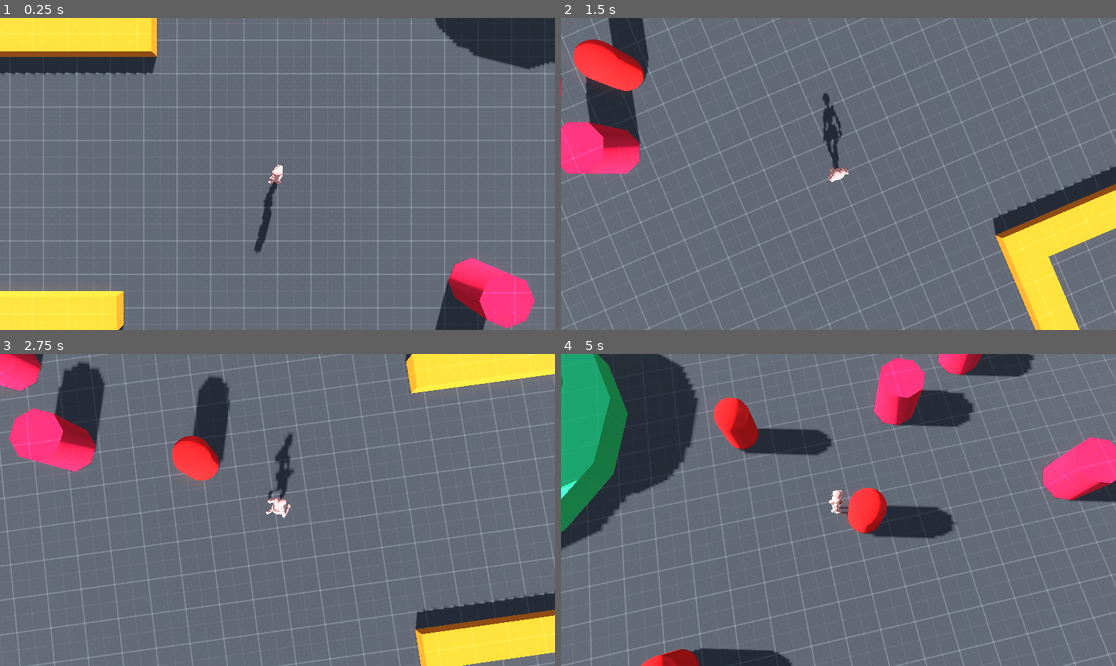
Above: before the commit, frames 1-4 (two rows, left to right).
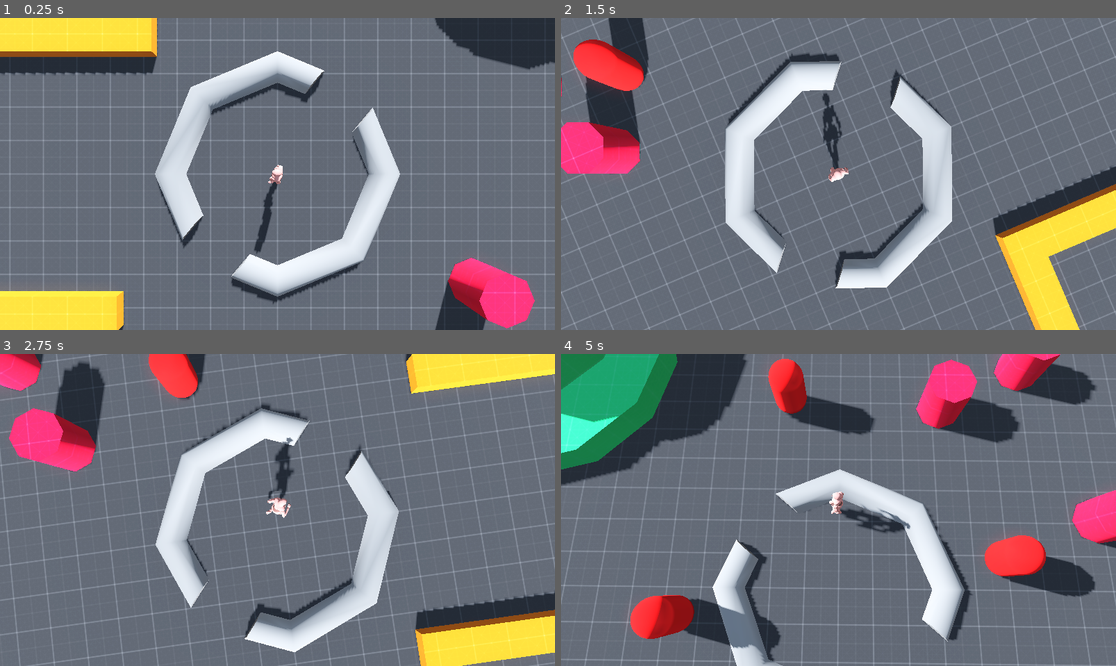
Above: after the commit, the same moments.

Repository: Bloombeard/diamond-heist
Game: Godot game, scene res://scenes/test_arena.tscn
The game is run twice, just before and just after one commit, with the same random seed, the same clock (stepped at 60 frames per second) and the same inputs. This scene is started directly instead of the project's main scene.
Inputs:
- Up to frame 1 (0.25 s): no input
- Up to frame 2 (1.5 s): hold D (move_right) 0.53-1.28 s; hold Shift (run) 0.53-1.28 s; hold S (move_backward) from 1.28 s (still down); tap Shift (run) at 1.35 s
- Up to frame 3 (2.75 s): release S (move_backward) at 2.03 s; hold D (move_right) from 2.03 s (still down); hold Shift (run) from 2.03 s (still down)
- Up to frame 4 (5 s): release D (move_right) at 2.78 s; release Shift (run) at 2.78 s; hold W (move_forward) 2.78-3.53 s; tap Shift (run) at 2.85, 4.35 s; hold Shift (run) 3.53-4.28 s; hold A (move_left) from 3.53 s (still down)

The runs differ from the first frame. In frame 1, 9.1% of the frame differs, in the area x 27-73%, y 10-92%; in frame 2, 9.1%; in frame 3, 11%; in frame 4, 41%, in the area x 0-100%, y 0-100%.

Commit message:
enemies follow, kinda pause when they're close. They need to orbit. Camera in the arena kinda sucks

Diff:
--- a/scenes/camera_on_rails.tscn
+++ b/scenes/camera_on_rails.tscn
@@ -14,5 +14,6 @@
 script = ExtResource("1_o801y")
 
 [node name="PathFollow3D" type="PathFollow3D" parent="."]
+transform = Transform3D(0.012157216, 0, 0.9999261, 0, 1, 0, -0.9999261, 0, 0.012157216, -2.241619, 0, -15.79621)
 
 [node name="Camera3D" type="Camera3D" parent="PathFollow3D"]
--- a/scenes/enemy.tscn
+++ b/scenes/enemy.tscn
@@ -12,6 +12,8 @@
 [node name="Enemy" type="CharacterBody3D"]
 transform = Transform3D(1, 0, 0, 0, 1, 0, 0, 0, 1, 0, 1, 0)
 script = ExtResource("1_7p1mj")
+player_path = null
+move_speed = null
 
 [node name="MeshInstance3D" type="MeshInstance3D" parent="."]
 material_override = SubResource("StandardMaterial3D_md0e3")
--- a/scenes/test_arena.tscn
+++ b/scenes/test_arena.tscn
@@ -36,7 +36,7 @@
 point_count = 4
 
 [sub_resource type="CylinderShape3D" id="CylinderShape3D_ica0y"]
-radius = 14.2
+radius = 2.9
 
 [sub_resource type="NavigationMesh" id="NavigationMesh_gq0uu"]
 vertices = PackedVector3Array(-24.25, 0.1500001, -16.5, -19, 0.1500001, -16.25, -19, 0.1500001, -17.75, -18.5, 0.150000 …(4773 unchanged characters)…
@@ -259,17 +259,29 @@
 size = Vector3(3.9, 1, 1)
 material = SubResource("StandardMaterial3D_edgg4")
 
+[node name="CSGTorus3D" type="CSGTorus3D" parent="NavigationRegion3D/environment"]
+inner_radius = 2.7
+outer_radius = 3.7
+
+[node name="CSGBox3D" type="CSGBox3D" parent="NavigationRegion3D/environment/CSGTorus3D"]
+transform = Transform3D(0.64278764, 0, 0.76604444, 0, 1, 0, -0.76604444, 0, 0.64278764, 0, 0, 0)
+operation = 2
+size = Vector3(1.8000001, 1, 8)
+
 [node name="Enemy" parent="NavigationRegion3D" instance=ExtResource("9_ica0y")]
 transform = Transform3D(1, 0, 0, 0, 1, 0, 0, 0, 1, -8.2, 1, 7.9)
 player_path = NodePath("../../Player")
+move_speed = 4.0
 
 [node name="Enemy2" parent="NavigationRegion3D" instance=ExtResource("9_ica0y")]
 transform = Transform3D(1, 0, 0, 0, 1, 0, 0, 0, 1, 7.9, 1, -8.1)
 player_path = NodePath("../../Player")
+move_speed = 4.0
 
 [node name="Enemy3" parent="NavigationRegion3D" instance=ExtResource("9_ica0y")]
 transform = Transform3D(1, 0, 0, 0, 1, 0, 0, 0, 1, -15.3, 1, -12.400001)
 player_path = NodePath("../../Player")
+move_speed = 4.0
 
 [connection signal="body_entered" from="Area3D" to="." method="_on_area_3d_body_entered"]
 [connection signal="body_exited" from="Area3D" to="." method="_on_area_3d_body_exited"]
--- a/scripts/enemy.gd
+++ b/scripts/enemy.gd
@@ -8,7 +8,6 @@
 var player = null
 
 func _ready() -> void:
-	print("ready!")
 	player = get_node(player_path)
 
 func _physics_process(_delta: float) -> void:
@@ -16,6 +15,10 @@
 
 	nav_agent.set_target_position(player.global_position)
 	var next_nav_point := nav_agent.get_next_path_position()
+
+	if global_position.distance_to(player.global_position) < 5:
+		next_nav_point.x += 3
+
 	velocity = (next_nav_point - global_position).normalized() * move_speed
 
 	move_and_slide()
